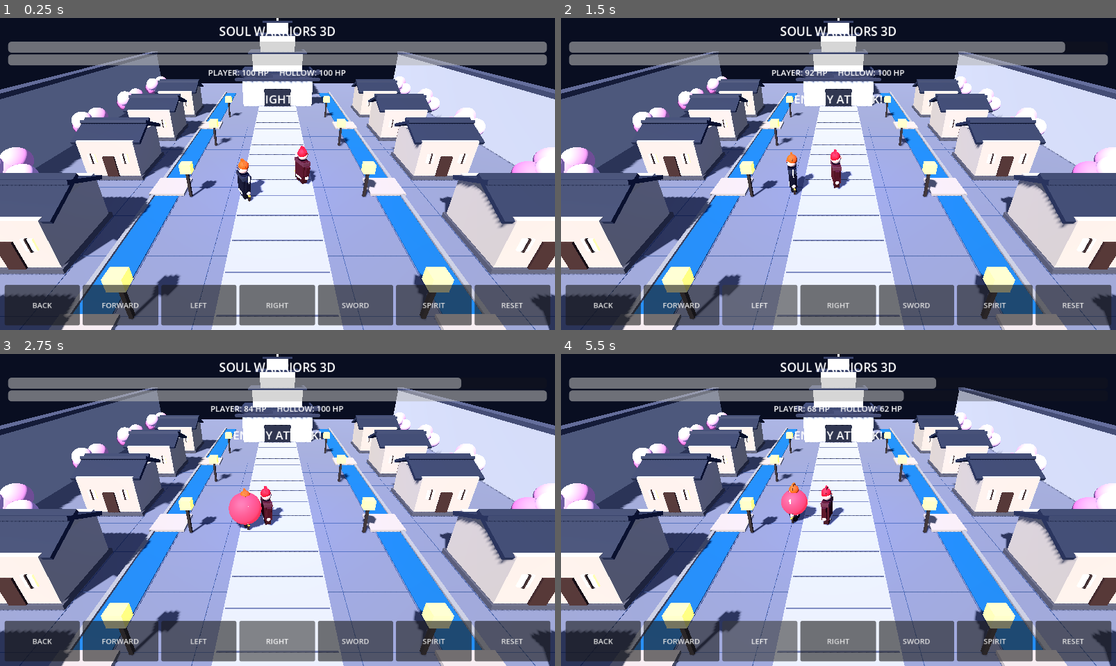
Above: before the commit, frames 1-4 (two rows, left to right).
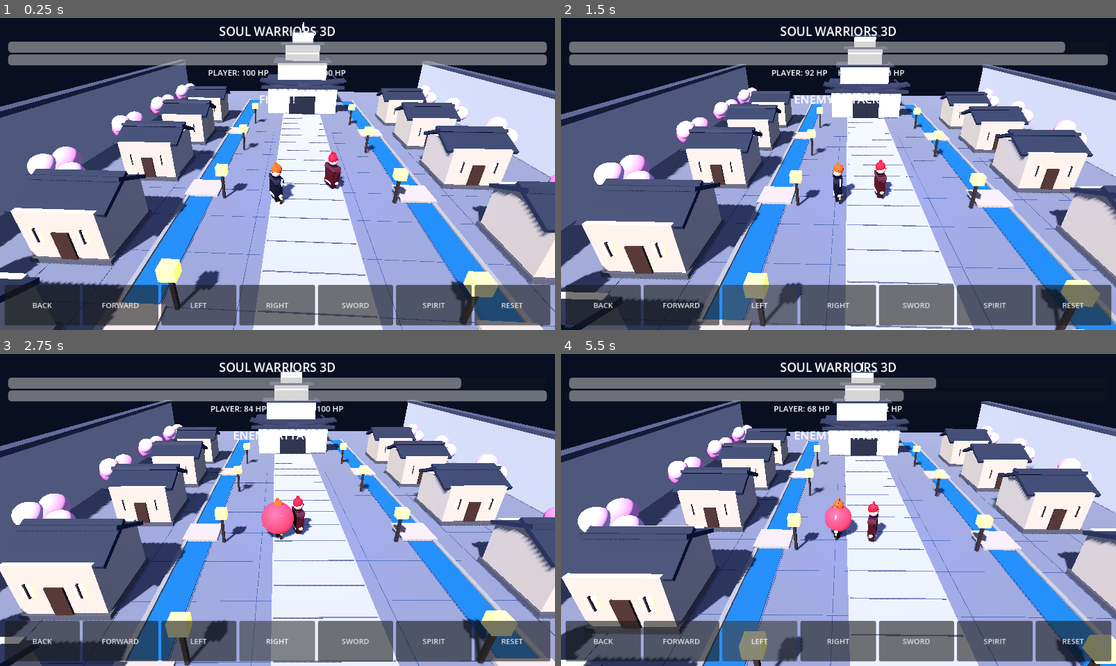
Above: after the commit, the same moments.

Repository: stevansouhil-bit/SoulWarriors3D
Game: Godot game, scene res://scenes/main.tscn
The game is run twice, just before and just after one commit, with the same random seed, the same clock (stepped at 60 frames per second) and the same inputs.
Inputs:
- Up to frame 1 (0.25 s): no input
- Up to frame 2 (1.5 s): click "FORWARD" at 0.5 s; click "LEFT" at 1.25 s
- Up to frame 3 (2.75 s): click "RIGHT" at 2 s
- Up to frame 4 (5.5 s): click "SWORD" at 2.75 s; click "SPIRIT" at 3.5 s; click "FORWARD" at 4.25 s; click "LEFT" at 5 s

The runs differ from the first frame. In frame 1, 54% of the frame differs, in the area x 0-100%, y 0-100%; in frame 2, 59%; in frame 3, 55%; in frame 4, 60%.

Commit message:
Add smooth player-follow camera

Diff:
--- a/godot_game/scripts/main.gd
+++ b/godot_game/scripts/main.gd
@@ -1,6 +1,7 @@
 extends Node3D
 
 var player: Node3D
+var battle_camera: Camera3D
 var enemy: Node3D
 var player_hp := 100
 var enemy_hp := 100
@@ -306,6 +307,7 @@
     cam.current = true
     cam.fov = 58.0
     add_child(cam)
+    battle_camera = cam
     cam.look_at(Vector3(0, 1.0, 0), Vector3.UP)
 
 func create_ui() -> void:
@@ -439,6 +441,14 @@
     attack_cooldown = maxf(0.0, attack_cooldown - delta)
     energy_cooldown = maxf(0.0, energy_cooldown - delta)
     enemy_cooldown = maxf(0.0, enemy_cooldown - delta)
+
+    # Smooth third-person camera follow.
+    if is_instance_valid(player) and is_instance_valid(battle_camera):
+        var target_camera := player.global_position + Vector3(0, 9.5, 15.5)
+        battle_camera.global_position = battle_camera.global_position.lerp(
+            target_camera, clampf(delta * 3.0, 0.0, 1.0))
+        battle_camera.look_at(
+            player.global_position + Vector3(0, 1.0, -1.5), Vector3.UP)
 
     if finished or not is_instance_valid(player) or not is_instance_valid(enemy):
         return
